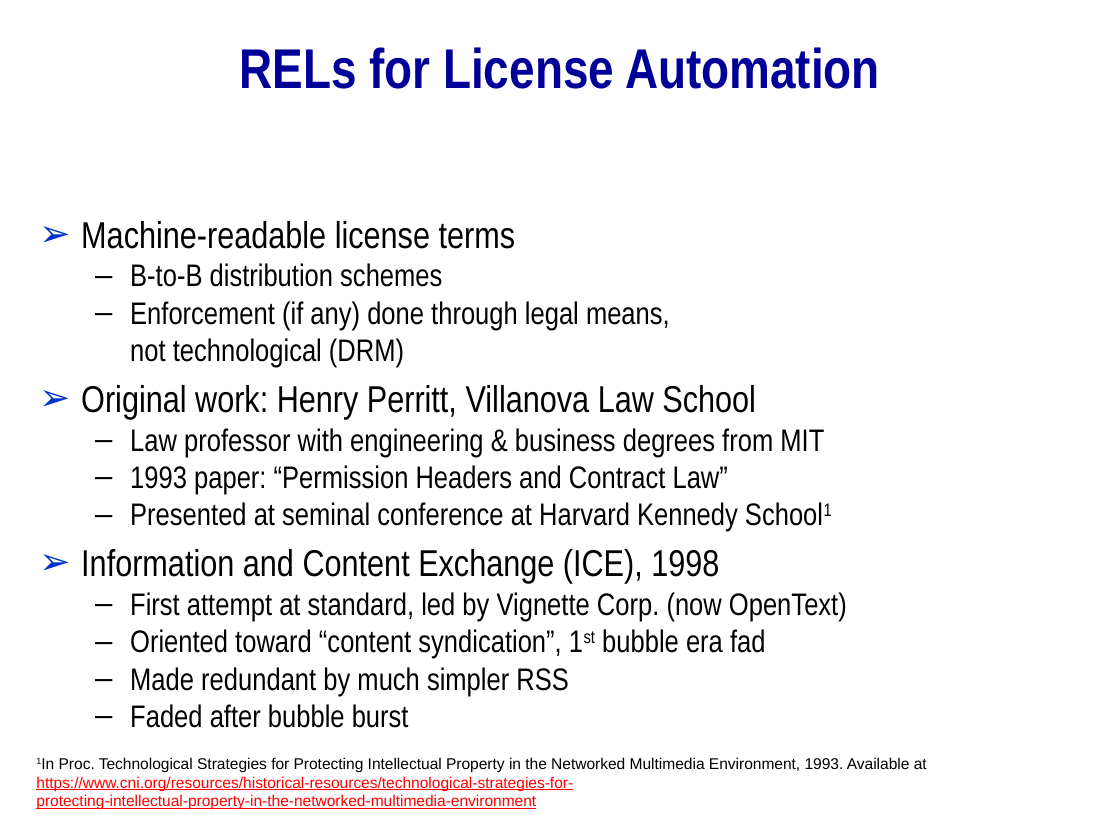
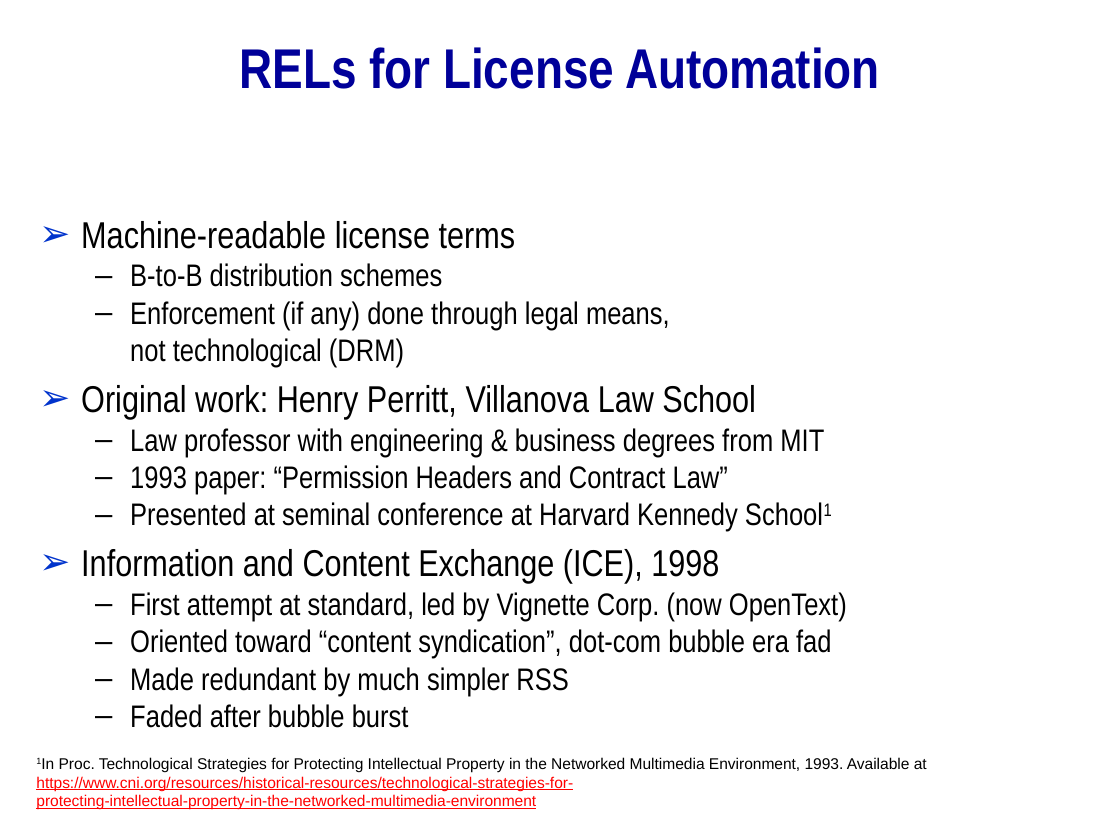
Before and after one commit to mitmedialab/2019-MIT-Computational-Law-Course, a slide deck: slide 13 of Presentations/Rights Expression Languages.pptx. Drawn at 1120x840 pixels with LibreOffice and Linux fonts; fonts in the diff are those of the drawing; background and template pictures are left out. Boxes give left, top, right and bottom in pixels: in the first picture for what was removed or moved away, otherwise in the second. Text is boxed around its words. In the diff, an @@ line names an element or a change of style, - is before the commit and + after.

```diff
--- a/Presentations/Rights Expression Languages.pptx
+++ b/Presentations/Rights Expression Languages.pptx
@@ text at (130,629,832,658): text changed @@
-  – Oriented toward “content syndication”, 1st bubble era fad
+  – Oriented toward “content syndication”, dot-com bubble era fad
```
Also in this commit, not shown: 12 other slides changed, 8 slides added, 2 slides removed, 1 other file.
